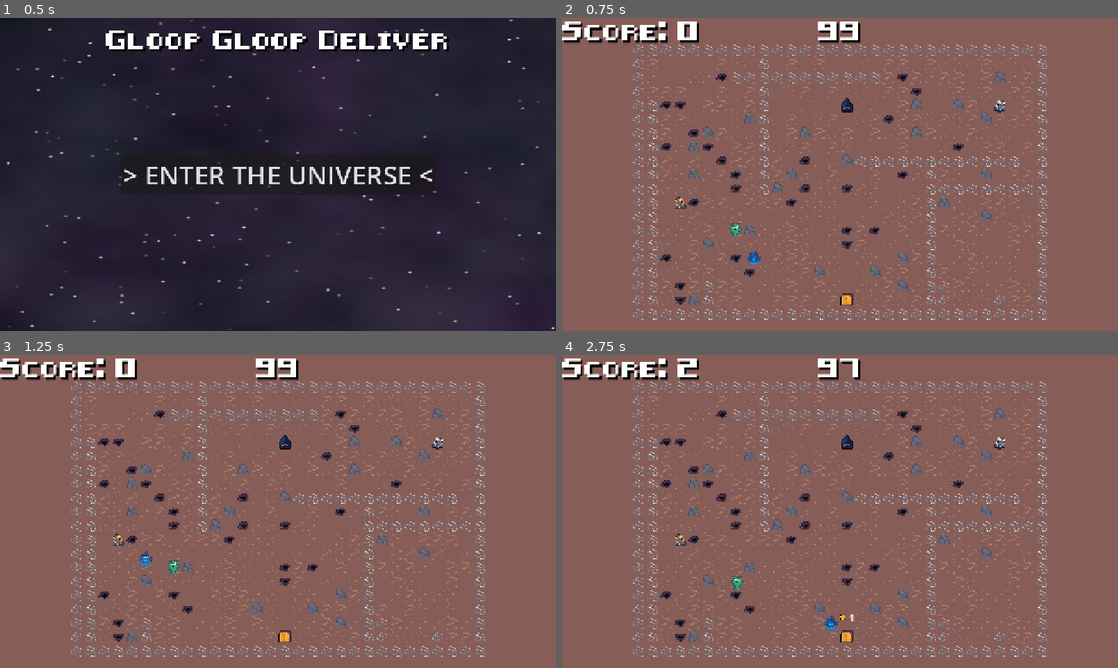
Above: before the commit, frames 1-4 (two rows, left to right).
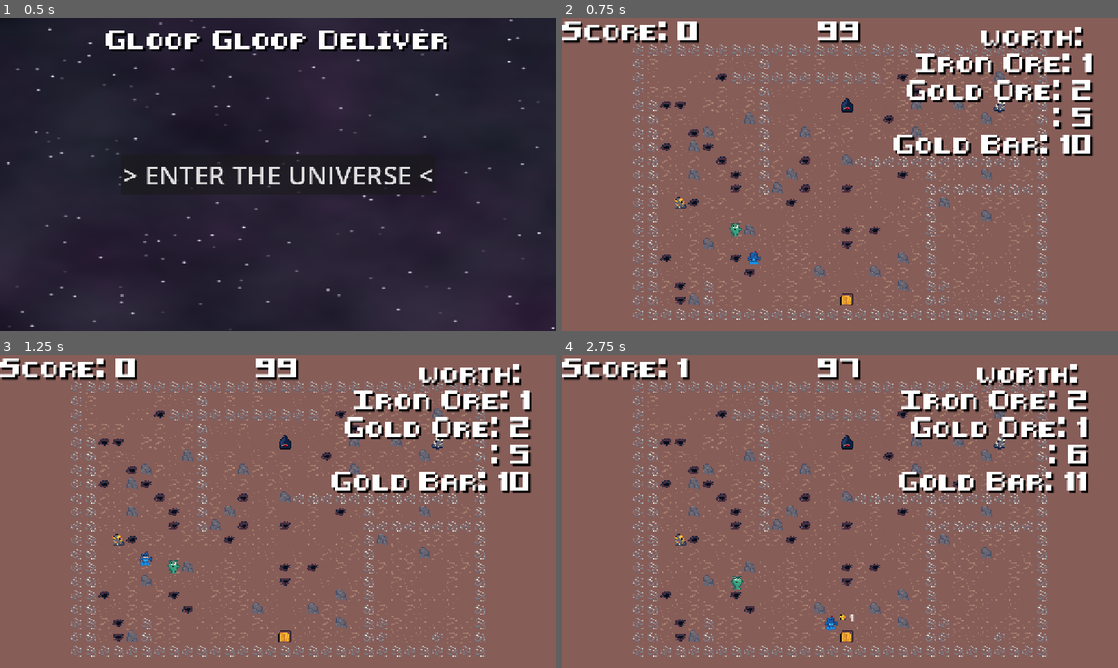
Above: after the commit, the same moments.

Repository: GameAISchool2026members/GloopGloopDelivery
Game: Godot game, scene res://menu/menu.tscn
Two runs of this game, one before a commit and one after it. Both use one fixed random seed, a clock stepped at 60 frames per second and the inputs below.
Inputs (mouse positions are in pixels of both pictures, inside the frame that each line leads up to):
- Up to frame 1 (0.5 s): no input
- Up to frame 2 (0.75 s): click "> ENTER THE UNIVERSE <" at 0.5 s
- Up to frame 3 (1.25 s): no input
- Up to frame 4 (2.75 s): move the mouse to (962, 495) at 1.27 s; hold D (right) 1.28-2.03 s; tap Space (interact) at 1.35, 2.1 s; click (962, 495) at 1.42 s; move the mouse to (728, 527) at 2.02 s; hold S (down) from 2.03 s (still down)

Frame 1 is identical in both runs. In frame 2, 5.5% of the frame differs, in the area x 59-96%, y 2-45%; in frame 3, 5.5%; in frame 4, 5.6%, in the area x 20-95%, y 1-45%.

Commit message:
eddit gui to show score table and add adaptive scoring

Diff:
--- a/game/game.tscn
+++ b/game/game.tscn
@@ -59,6 +59,20 @@
 label_settings = SubResource("LabelSettings_vasa2")
 horizontal_alignment = 1
 
+[node name="ScoreTable" type="Label" parent="CanvasLayer/GUI" unique_id=1606029131]
+layout_mode = 1
+anchors_preset = -1
+anchor_left = 0.5
+anchor_right = 0.5
+anchor_bottom = 0.082
+offset_left = 141.0
+offset_top = 13.0
+offset_right = 567.0
+offset_bottom = 187.95999
+grow_horizontal = 2
+label_settings = SubResource("LabelSettings_vasa2")
+horizontal_alignment = 2
+
 [node name="GameManager" type="Node2D" parent="." unique_id=385739205 node_paths=PackedStringArray("human_player", "robot_player", "terrain", "objectives_manager")]
 script = ExtResource("1_vasa2")
 score_table = Dictionary[ExtResource("4_qf6n1"), int]({
--- a/game/game_manager.gd
+++ b/game/game_manager.gd
@@ -4,7 +4,6 @@
 
 @export var game_length :float = 100
 @export var score_table: Dictionary[Item, int]
-
 @export var human_player : Player
 @export var robot_player : Player
 @export var terrain : Terrain
@@ -13,12 +12,16 @@
 
 var score : float = 0
 var timer : float = 0
-
 enum State { START, GAME, END }
 var state : State = State.START
 
 func _signal_bus_item_collected(item: Item) -> void:
 	print("score!")
+	for item_score in score_table:
+		if item==item_score:
+			score_table[item_score] -= 1
+		else:
+			score_table[item_score] += 1
 	var points = score_table[item]
 	score += points
 
@@ -47,7 +50,7 @@
 
 	gui.set_score_value(score)
 	gui.set_timer_value(timer)
-
+	gui.set_score_table_value(score_table)
 	if timer <= 0:
 		_end_game()
 
--- a/game/gui.gd
+++ b/game/gui.gd
@@ -2,10 +2,16 @@
 
 @onready var timer_label : Label = $Timer
 @onready var score_label : Label = $Score
-
+@onready var score_table : Label = $ScoreTable
 
 func set_timer_value(value: float) -> void:
 	timer_label.text = str(int(value))
 
 func set_score_value(value: float) -> void:
 	score_label.text = "Score: " + str(int(value))
+func set_score_table_value(table: Dictionary[Item,int]) -> void:
+	var text = "worth: \n"
+	for item in table:
+		var value = table[item]
+		text +="%s: %d\n" % [item.name, value]
+	score_table.text = text
Not shown, changed: README.md
